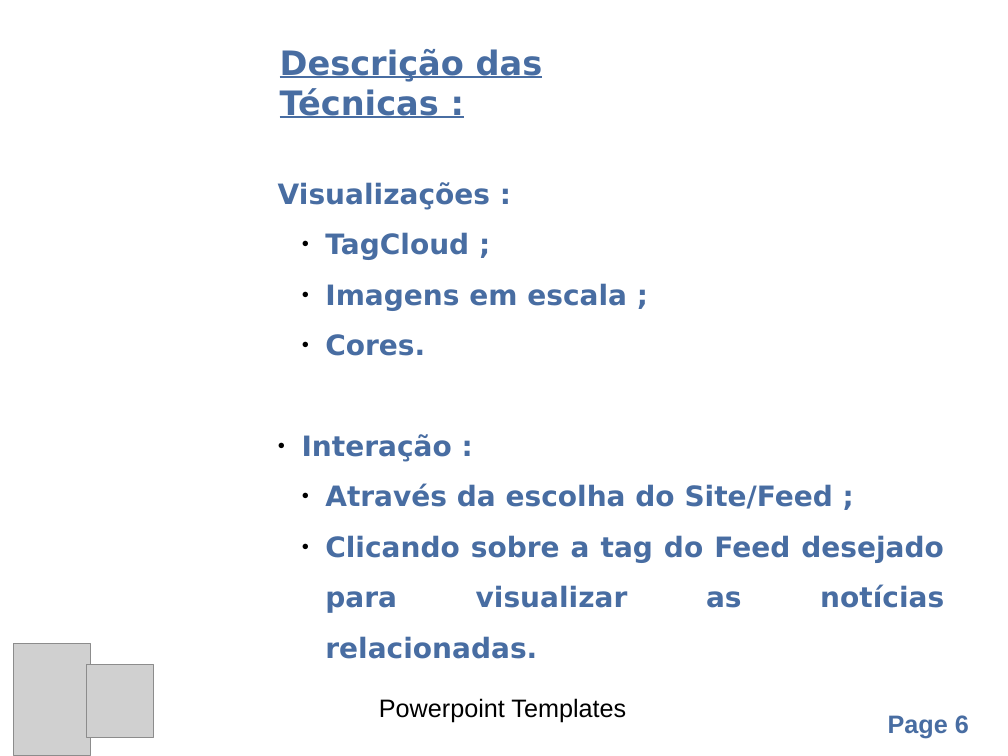
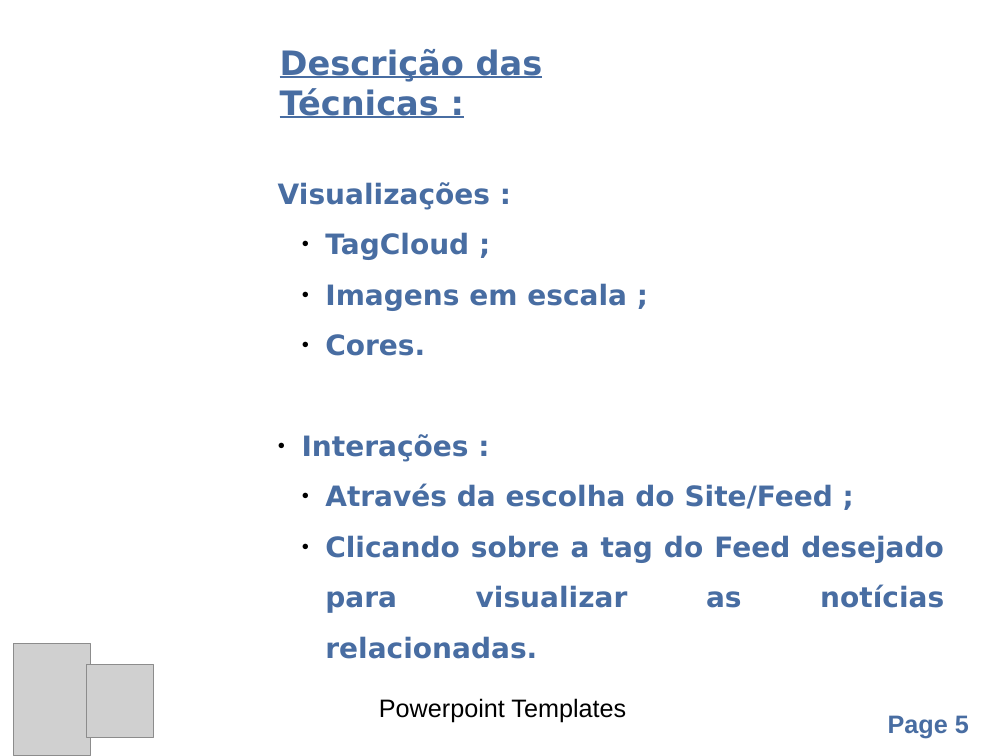
Before and after one commit to aweiand/tagger, a slide deck: slide 5 of Apresentacao.odp (slide 6 before the commit). Drawn at 1008x756 pixels with LibreOffice and Linux fonts; fonts in the diff are those of the drawing; grey boxes stand for pictures; background and template pictures are left out. Boxes give left, top, right and bottom in pixels: in the first picture for what was removed or moved away, otherwise in the second. Text is boxed around its words. In the diff, an @@ line names an element or a change of style, - is before the commit and + after.

```diff
--- a/Apresentacao.odp
+++ b/Apresentacao.odp
@@ text at (x1=302, y1=434, x2=469, y2=462): text changed @@
-● Interação :
+● Interações :
@@ page number at (x1=888, y1=715, x2=969, y2=738): text changed @@
-Page 6
+Page 5
```
Also in this commit, not shown: 2 other slides changed.
